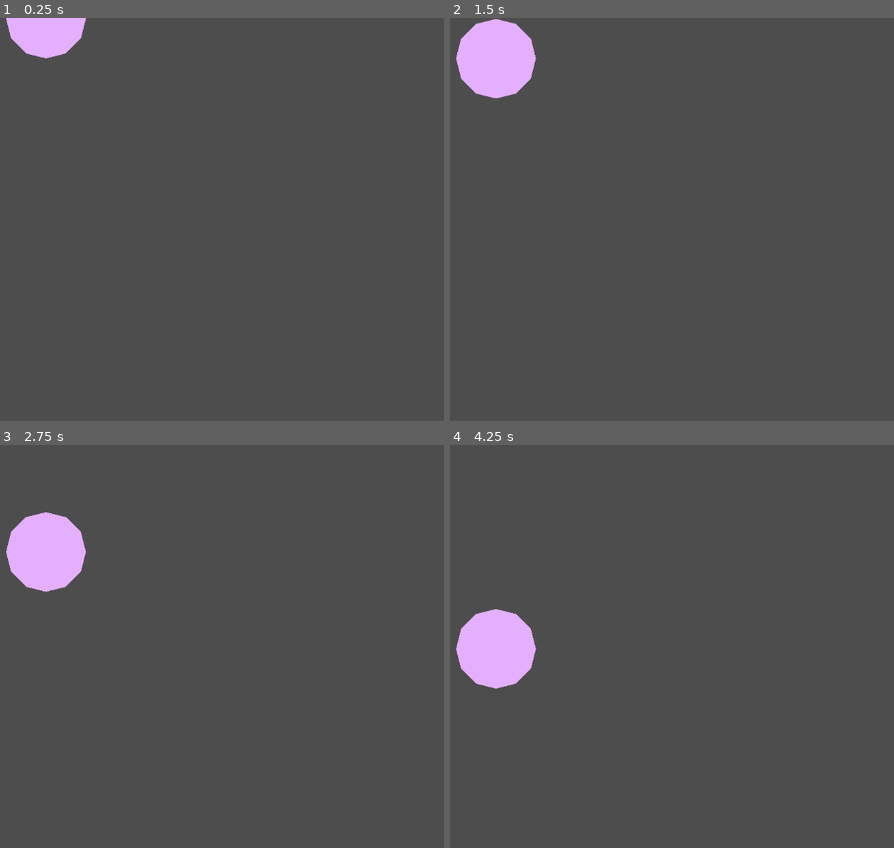
Above: before the commit, frames 1-4 (two rows, left to right).
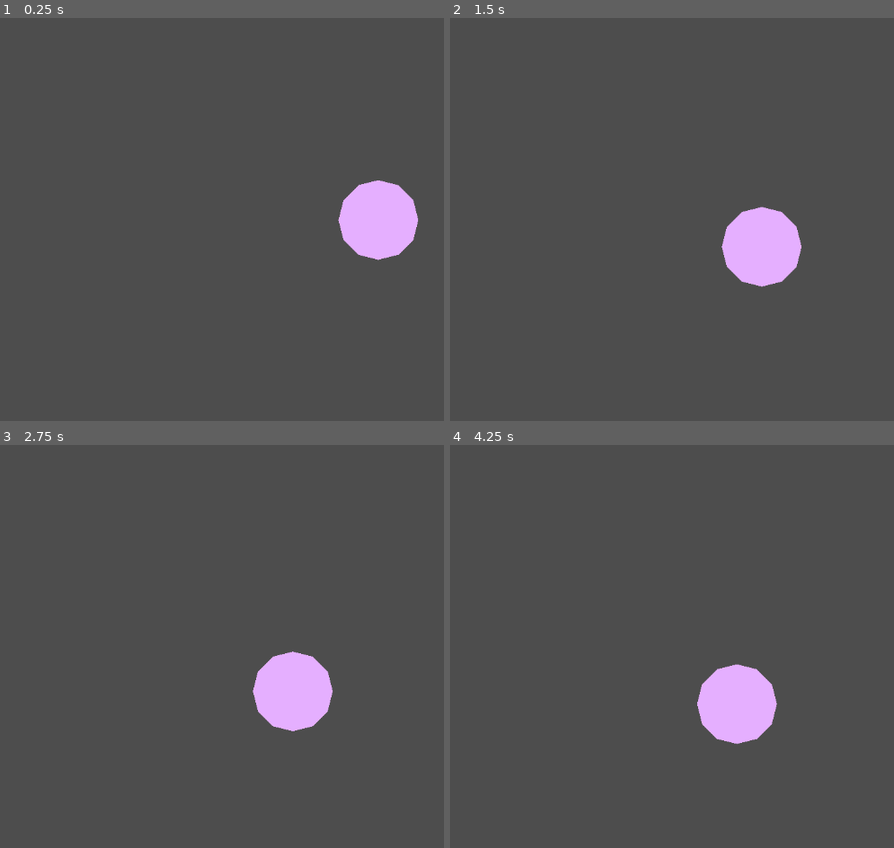
Above: after the commit, the same moments.

Repository: theascone/ggj25
Game: Godot game, scene res://scenes/level1.tscn
The game is run twice, just before and just after one commit, with the same random seed, the same clock (stepped at 60 frames per second) and the same inputs.
Inputs:
- Up to frame 1 (0.25 s): no input
- Up to frame 2 (1.5 s): tap Enter (ui_accept) at 0.5, 0.77 s; hold Right (ui_right) from 0.53 s (still down)
- Up to frame 3 (2.75 s): tap Enter (ui_accept) at 1.52 s; release Right (ui_right) at 2.03 s; hold Left (ui_left) from 2.03 s (still down)
- Up to frame 4 (4.25 s): release Left (ui_left) at 2.78 s; hold Right (ui_right) from 2.78 s (still down); tap Enter (ui_accept) at 3.02, 3.77 s

The runs differ from the first frame. In frame 1, 4.1% of the frame differs, in the area x 1-95%, y 0-61%; in frame 2, 5.5%; in frame 3, 5.5%; in frame 4, 5.5%, in the area x 1-74%, y 40-75%.

Commit message:
camera controller

Diff:
--- a/scenes/level1.tscn
+++ b/scenes/level1.tscn
@@ -1,7 +1,8 @@
-[gd_scene load_steps=3 format=3 uid="uid://bwv0gxs8blh0l"]
+[gd_scene load_steps=4 format=3 uid="uid://bwv0gxs8blh0l"]
 
 [ext_resource type="PackedScene" uid="uid://bpdxao1oh1o1u" path="res://scenes/bubble.tscn" id="1_wyawi"]
 [ext_resource type="PackedScene" uid="uid://bin1esr2i0gfc" path="res://scenes/player.tscn" id="2_y6y1y"]
+[ext_resource type="Script" path="res://scripts/camera.gd" id="3_5n70l"]
 
 [node name="Root" type="Node2D"]
 
@@ -14,3 +15,6 @@
 
 [node name="TileMap" type="TileMap" parent="."]
 format = 2
+
+[node name="Camera2D" type="Camera2D" parent="."]
+script = ExtResource("3_5n70l")
--- /dev/null
+++ b/scripts/camera.gd
@@ -0,0 +1,11 @@
+extends Camera2D
+
+# Called when the node enters the scene tree for the first time.
+func _ready() -> void:
+	pass # Replace with function body.
+
+
+# Called every frame. 'delta' is the elapsed time since the previous frame.
+func _process(delta: float) -> void:
+	var player = get_node("/root/Root/Player").controlled
+	position = lerp(position, player.position, 1 * delta)
